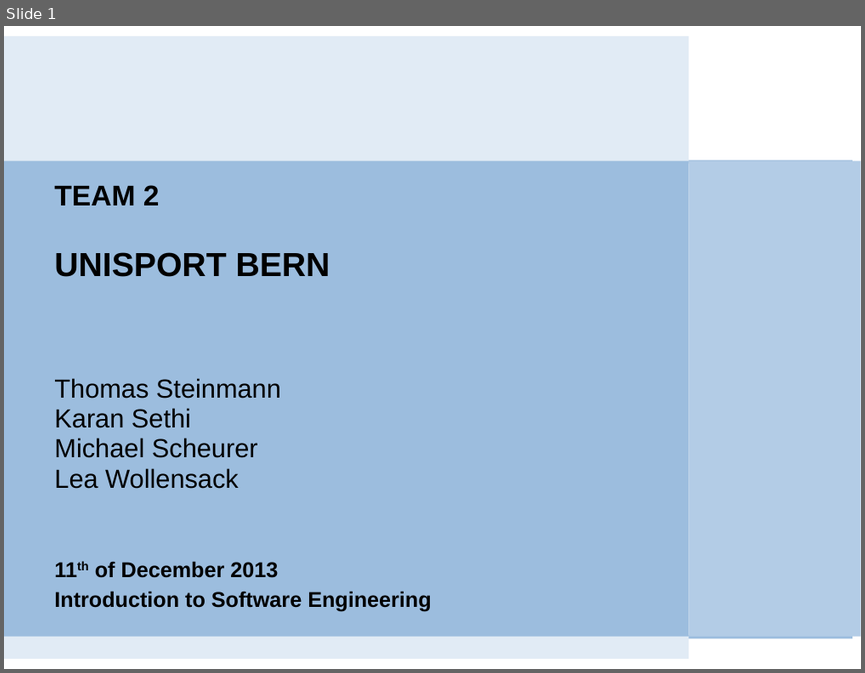
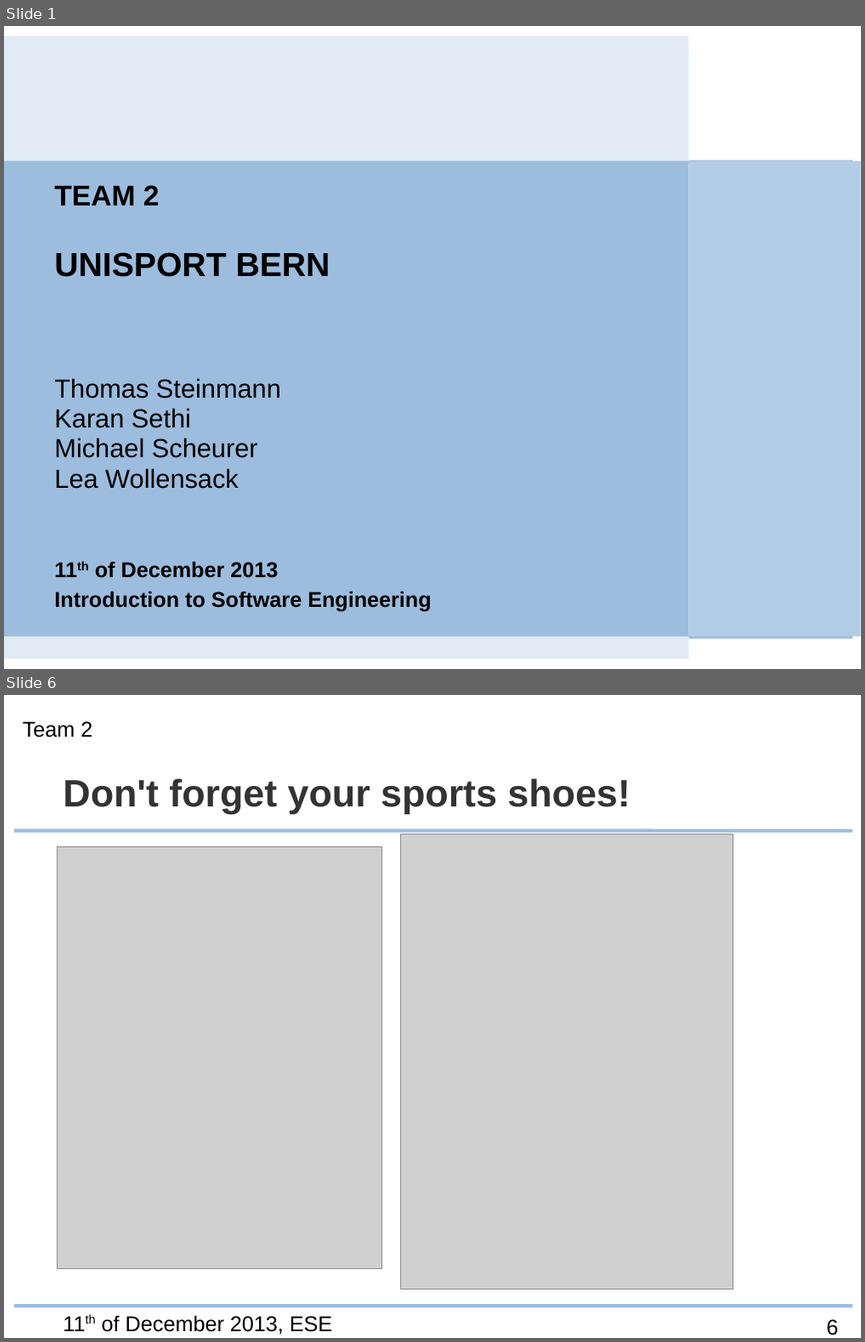
Before and after one commit to ese-unibe-ch/ese2013-team2, a slide deck: Presentation/RELEASE.odp. Shown one above the other, each under a label of ours: slide 1 before the commit, slides 1 and 6 after it; the slides between them are not shown. The pictures are 865x673 and 865x1342 pixels, drawn with LibreOffice and Linux fonts; fonts in the diff are those of the drawing; grey boxes stand for pictures; background and template pictures are left out. Boxes give left, top, right and bottom in pixels: in the first picture for what was removed or moved away, otherwise in the second. Text is boxed around its words. In the diff, an @@ line names an element or a change of style, - is before the commit and + after.

```diff
--- a/Presentation/RELEASE.odp
+++ b/Presentation/RELEASE.odp
@@ slide 6 added at (4,695,861,1338), background #FFFFFF; not listed: 2 template elements that a slide beside it also shows @@
@@ text added at (23,721,92,737), 18 pt, text #000000 @@
+Team 2
@@ title added at (63,778,630,813), 32 pt, text #333333, bold @@
+Don't forget your sports shoes!
@@ picture added at (57,846,382,1268) @@
@@ picture added at (401,834,733,1288) @@
@@ text added at (102,1315,332,1334), 18 pt, text #000000 @@
+11th of December 2013, ESE
@@ page number added at (826,1319,838,1335), 18 pt, text #000000 @@
+6
```
Also in this commit, not shown: 2 slides changed, 7 other slides added, 13 other files.
